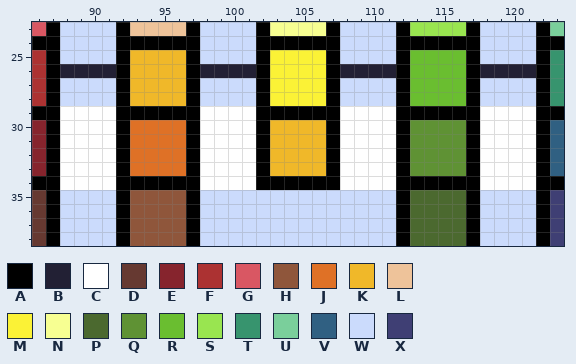
Edited in one commit: pixel-art file (OBJECT TEMPLATE WEEK/2 to color/G 38 Periodic Table [gather palette] [1px].aseprite). That is the earlier state.
192x64 pixels, 1 frame. Colours within 5 levels of each other are drawn and written as one. Shown: x 86..123, y 23..38. The commit also changed other parts of the picture, which this record leaves out.
Visible layers, top first: "Layer 2", "Layer 1".
Palette (. is transparent): A #000000  B #222034  C #ffffff  D #663931  E #86242d  F #ac3232  G #d95763  H #8f563b  J #df7126  K #f0b829  L #eec39a  M #fbf236  N #f7ff92  P #4b692f  Q #5f9234  R #6abe30  S #99e550  T #37946e  U #7acf9b  V #306082  W #cbdbfc  X #3f3f74
Pixels before, first column x 86:
23 GAWWWWALLLLAWWWWANNNNAWWWWASSSSAWWWWAU
24 AAWWWWAAAAAAWWWWAAAAAAWWWWAAAAAAWWWWAA
25 FAWWWWAKKKKAWWWWAMMMMAWWWWARRRRAWWWWAT
26 FABBBBAKKKKABBBBAMMMMABBBBARRRRABBBBAT
27 FAWWWWAKKKKAWWWWAMMMMAWWWWARRRRAWWWWAT
28 FAWWWWAKKKKAWWWWAMMMMAWWWWARRRRAWWWWAT
29 AACCCCAAAAAACCCCAAAAAACCCCAAAAAACCCCAA
30 EACCCCAJJJJACCCCAKKKKACCCCAQQQQACCCCAV
31 EACCCCAJJJJACCCCAKKKKACCCCAQQQQACCCCAV
32 EACCCCAJJJJACCCCAKKKKACCCCAQQQQACCCCAV
33 EACCCCAJJJJACCCCAKKKKACCCCAQQQQACCCCAV
34 AACCCCAAAAAACCCCAAAAAACCCCAAAAAACCCCAA
35 DAWWWWAHHHHAWWWWWWWWWWWWWWAPPPPAWWWWAX
36 DAWWWWAHHHHAWWWWWWWWWWWWWWAPPPPAWWWWAX
37 DAWWWWAHHHHAWWWWWWWWWWWWWWAPPPPAWWWWAX
38 DAWWWWAHHHHAWWWWWWWWWWWWWWAPPPPAWWWWAX
New version:
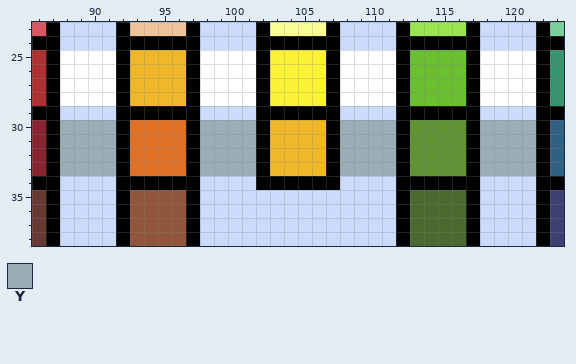
Colours new in this view: Y #9badb7
What changed:
Changed rows in their new state; - is an unchanged pixel.
Layer "Layer 1 #2":
first column x 88:
25 CCCC------CCCC------CCCC------CCCC
26 CCCC------CCCC------CCCC------CCCC
27 CCCC------CCCC------CCCC------CCCC
28 CCCC------CCCC------CCCC------CCCC
29 WWWW------WWWW------WWWW------WWWW
30 YYYY------YYYY------YYYY------YYYY
31 YYYY------YYYY------YYYY------YYYY
32 YYYY------YYYY------YYYY------YYYY
33 YYYY------YYYY------YYYY------YYYY
34 WWWW------WWWW------WWWW------WWWW
Boxes around the changes in both pictures, in picture pixels (x1, y1, x2, y2):
changed: (60, 50, 116, 190)
changed: (200, 50, 256, 190)
changed: (340, 50, 396, 190)
changed: (480, 50, 536, 190)
